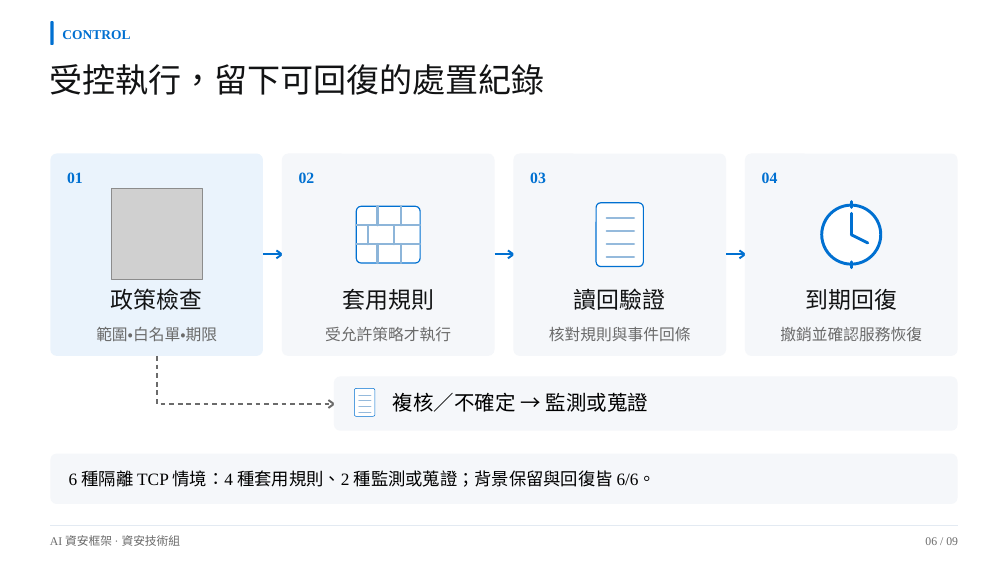
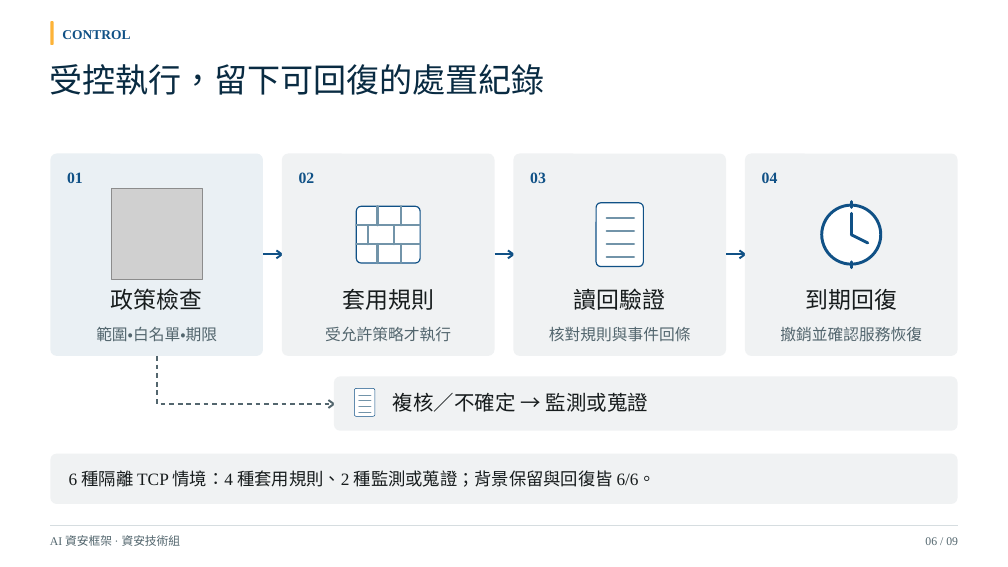
Before and after one commit to Lily09-project/innoserve-competition, a slide deck: slide 6 of deliverables/決賽簡報_AI資安框架.pptx. Drawn at 1008x567 pixels with LibreOffice and Linux fonts; fonts in the diff are those of the drawing; grey boxes stand for pictures. Boxes give left, top, right and bottom in pixels: in the first picture for what was removed or moved away, otherwise in the second. Text is boxed around its words. In the diff, an @@ line names an element or a change of style, - is before the commit and + after.

```diff
--- a/deliverables/決賽簡報_AI資安框架.pptx
+++ b/deliverables/決賽簡報_AI資安框架.pptx
@@ rounded rectangle at [51, 21, 54, 45]: fill #0070D1 to #FDB338 @@
@@ text "受控執行，留下可回復的處置紀錄" at [49, 64, 544, 95]: text colour #121314 to #092B42 @@
@@ rounded rectangle at [51, 154, 263, 356]: fill #EAF3FC to #EAF0F4 @@
@@ text colour #0070D1 to #105186 in 5 elements at [62, 30, 130, 39], [67, 172, 83, 183], [299, 172, 315, 183], [530, 172, 546, 183], [762, 172, 778, 183] @@
@@ rounded rectangle at [356, 206, 420, 263]: outline #0070D1 1.13 pt to #105186 1.13 pt @@
@@ rounded rectangle at [597, 203, 644, 266]: outline #0070D1 1.13 pt to #105186 1.13 pt @@
@@ outline #8DB5D9 2.25 pt to #7294A9 2.25 pt in 8 elements at [356, 225, 420, 226], [356, 244, 420, 245], [377, 206, 378, 225], [402, 206, 402, 225], [368, 225, 369, 244], [394, 225, 395, 244], [377, 244, 378, 263], [402, 244, 402, 263] @@
@@ outline #95BADC 2.25 pt to #7294A9 2.25 pt in 4 elements at [607, 219, 634, 219], [607, 231, 634, 232], [607, 244, 634, 245], [607, 257, 634, 258] @@
@@ outline #0070D1 1.87 pt to #105186 1.87 pt in 6 elements at [263, 254, 282, 255], [277, 250, 282, 258], [495, 254, 513, 255], [508, 250, 513, 258], [726, 254, 745, 255], [740, 250, 745, 258] @@
@@ outline #0070D1 2.81 pt to #105186 2.81 pt in 5 elements at [822, 205, 881, 264], [851, 213, 852, 234], [851, 234, 868, 243], [851, 202, 852, 208], [851, 262, 852, 268] @@
@@ freeform shape at [157, 356, 333, 405]: outline #6B6B6B 1.87 pt to #53666E 1.87 pt @@
@@ rounded rectangle at [355, 389, 375, 417]: outline #0070D1 0.49 pt to #105186 0.49 pt @@
@@ freeform shape at [328, 400, 333, 408]: outline #6B6B6B 1.87 pt to #53666E 1.87 pt @@
@@ outline #95BADC 0.98 pt to #7294A9 0.98 pt in 4 elements at [359, 395, 371, 396], [359, 401, 371, 402], [359, 407, 371, 408], [359, 412, 371, 413] @@
@@ text "複核／不確定 → 監測或蒐證" at [393, 392, 649, 412]: text colour #000000 to #171C1D @@
@@ fill #F5F7FA to #F0F2F3 in 5 elements at [282, 154, 495, 356], [513, 154, 726, 356], [745, 154, 957, 356], [334, 377, 958, 431], [51, 454, 958, 504] @@
@@ text "6 種隔離 TCP 情境：4 種套用規則、2 ..." at [69, 470, 656, 487]: text colour #000000 to #171C1D @@
@@ freeform shape at [51, 526, 958, 526]: outline #E3EAF2 0.75 pt to #D6DDE0 0.75 pt @@
@@ text colour #6B6B6B to #53666E in 6 elements at [96, 327, 217, 341], [325, 327, 451, 341], [549, 327, 691, 342], [780, 327, 922, 341], [50, 535, 181, 546], [925, 537, 958, 545] @@
```
Also in this commit, not shown: 10 other slides changed, 40 other files.
